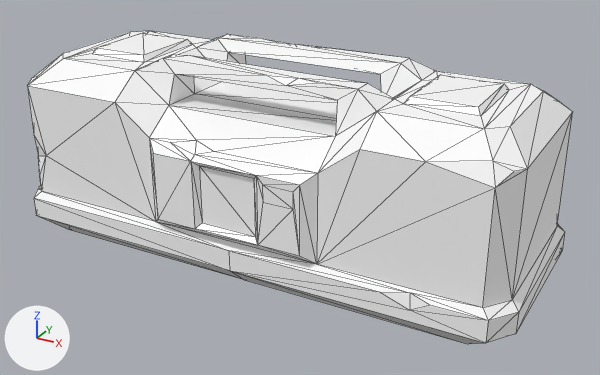
One commit to the glTF model Assets/3D Assets/health-crate.glb: the scene before it, then after it.
Camera for both pictures: a 50 mm camera at (0.975, -1.699, 1.023) aimed at (0.046, -0.011, 0.179). Lighting does not change. The marker at lower left points along +X, +Y and +Z. The first picture is the older version. Mesh edges are drawn as thin lines. Where no turn or scale is listed for an object, it has been applied to the vertices.

Script lines for the objects in view, before the commit:
```python
me_mesh = bpy.data.meshes.new('Mesh')
me_mesh.from_pydata(...)  # 186 vertices, 376 faces; spans x -0.664..0.664, y -0.281..0.281, z 0.0..0.504
me_mesh.materials.append(mat_lambert12)  # white #ffffff
ob_health_crate_col = bpy.data.objects.new('health-crate-col', me_mesh)
ob_health_crate_col.location = (0.0, 0.0, 0.0)
```
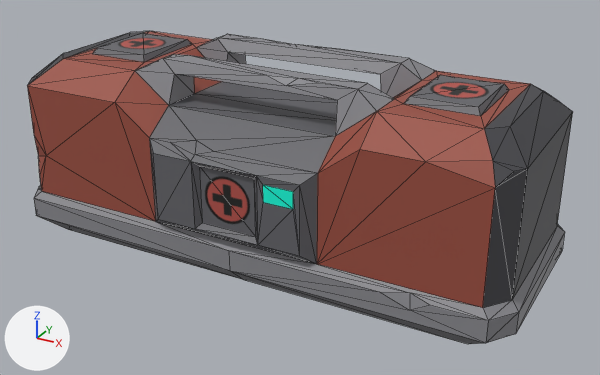
What differs and where, as boxes (x1, y1, x2, y2) in the pictures (600 x 375 px):
'health-crate-col', recoloured (darker): (27, 31, 573, 344) in both

Edits to the bpy script that builds the scene:
```text
Add img_polygonscifispace_texture_01_a:
    img_polygonscifispace_texture_01_a = load_image('PolygonSciFiSpace_Texture_01_A', '_unpacked/PolygonSciFiSpace_Texture_01_A', 2048, 2048, 'sRGB')
Add mat_health_material:
    mat_health_material = principled_material('health-material')
    mat_health_material.texture = img_polygonscifispace_texture_01_a
    mat_health_material.roughness = 0.553
Change me_mesh:
    where me_mesh.from_pydata(...)  # 186 vertices, 376 faces; spans x -0.664..0.664, y -0.281..0.281, z 0.0..0.504
    remove me_mesh.materials.append(mat_lambert12)  # white #ffffff
    add me_mesh.materials.append(mat_health_material)  # picture img_polygonscifispace_texture_01_a
```
